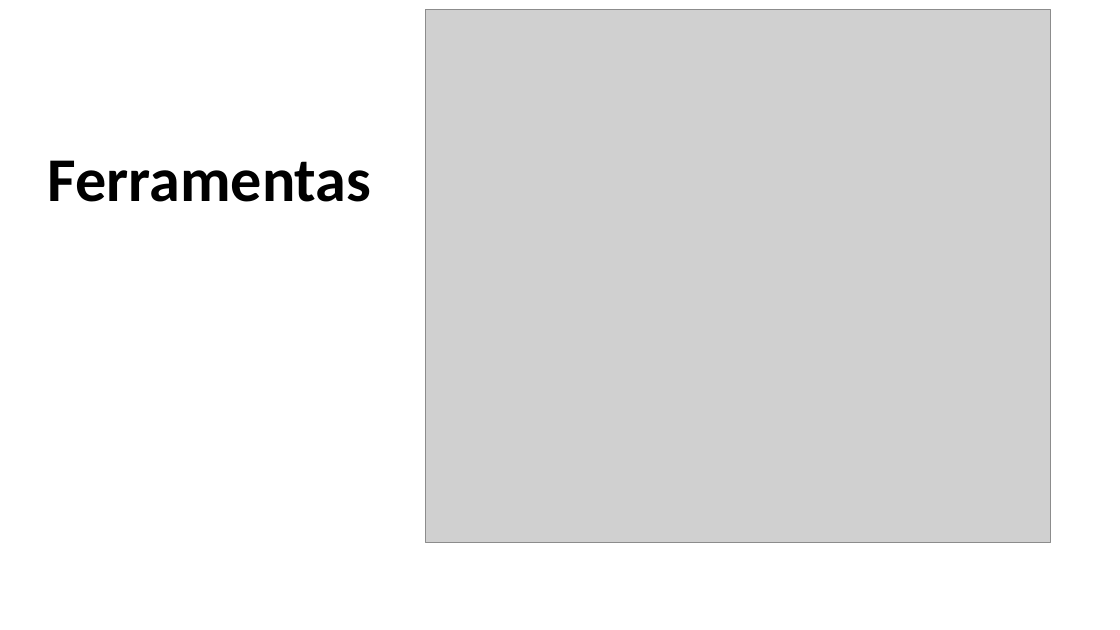
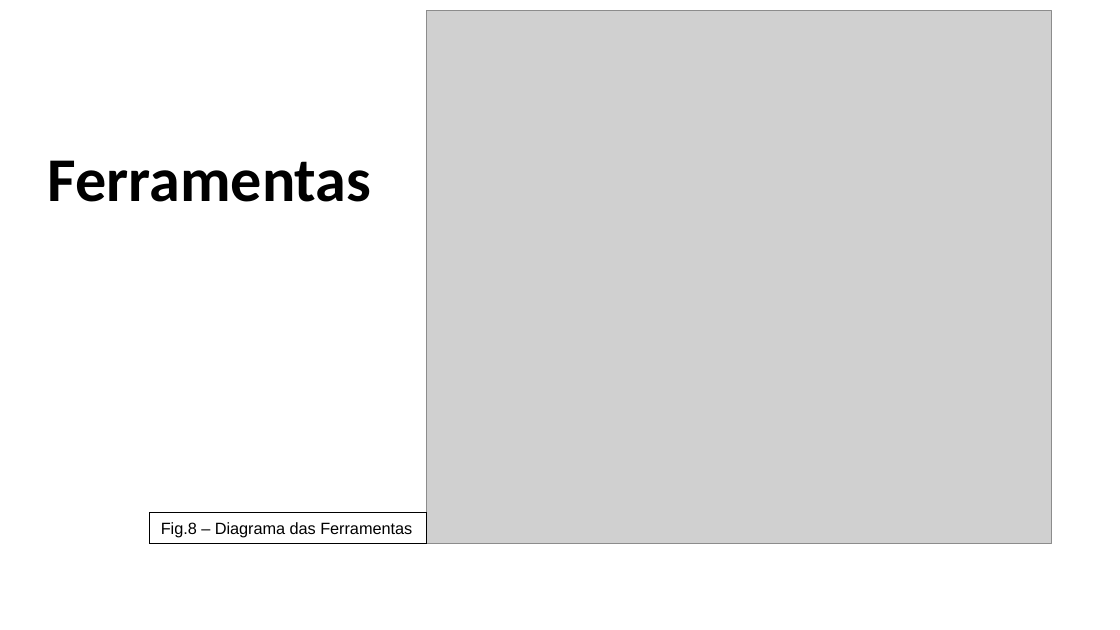
Before and after one commit to JAD-Hackathon/challenge2, a slide deck: slide 8 of docs/JAD_ATC_Hackathon_2026.pptx. Drawn at 1120x630 pixels with LibreOffice and Linux fonts; fonts in the diff are those of the drawing; grey boxes stand for pictures; background and template pictures are left out. Boxes give left, top, right and bottom in pixels: in the first picture for what was removed or moved away, otherwise in the second. Text is boxed around its words. In the diff, an @@ line names an element or a change of style, - is before the commit and + after.

```diff
--- a/docs/JAD_ATC_Hackathon_2026.pptx
+++ b/docs/JAD_ATC_Hackathon_2026.pptx
@@ rectangle added at (150, 513, 427, 544), outline #000000 0.75 pt, 10.5 pt, text #000000 @@
+Fig.8 – Diagrama das Ferramentas
```
Also in this commit, not shown: 4 other slides changed, 1 slide added, 1 slide removed.
